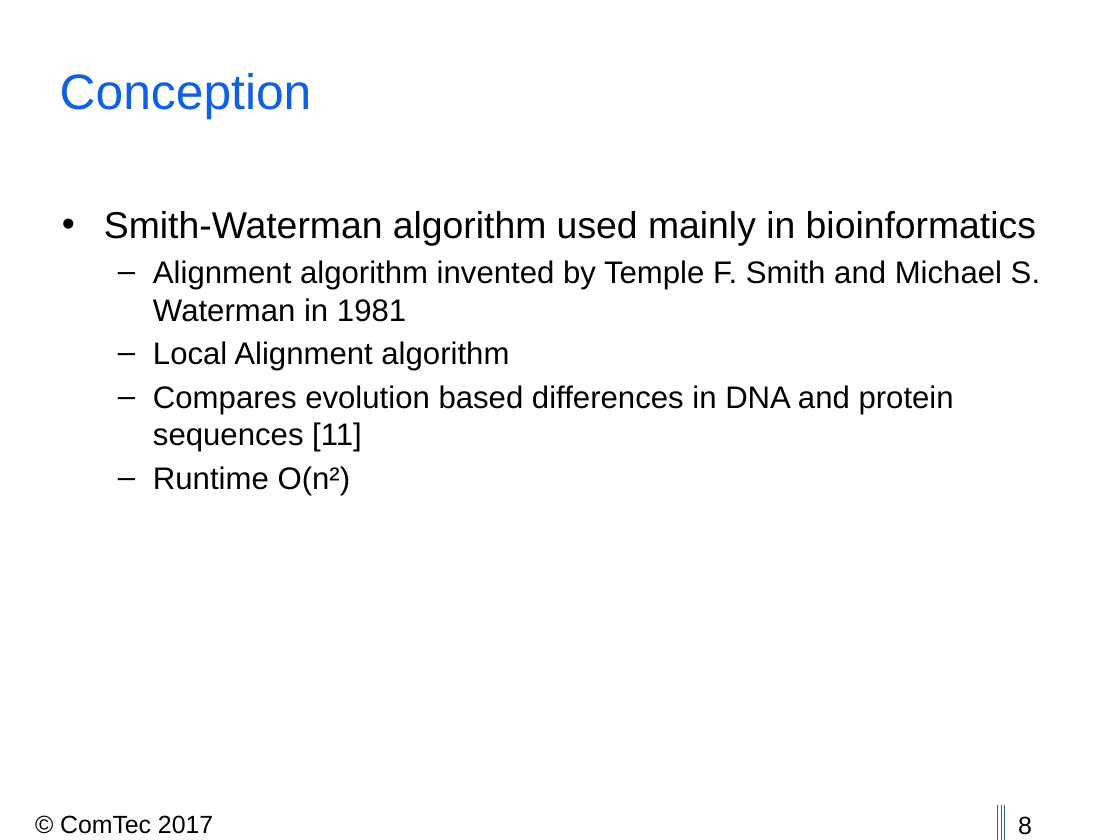
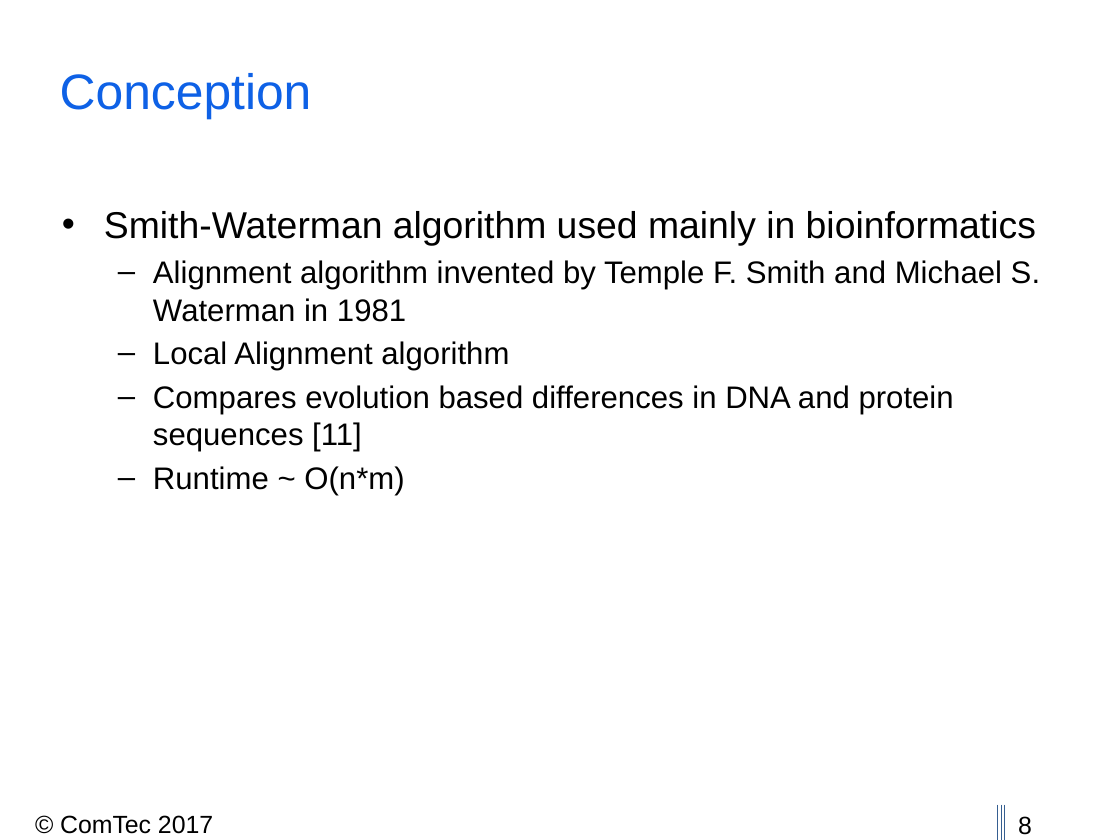
Before and after one commit to thedrayman/ct2-alignment, a slide deck: slide 8 of Presentation/CT2_2017_Alignment.pptx. Drawn at 1120x840 pixels with LibreOffice and Linux fonts; fonts in the diff are those of the drawing; background and template pictures are left out. Boxes give left, top, right and bottom in pixels: in the first picture for what was removed or moved away, otherwise in the second. Text is boxed around its words. In the diff, an @@ line names an element or a change of style, - is before the commit and + after.

```diff
--- a/Presentation/CT2_2017_Alignment.pptx
+++ b/Presentation/CT2_2017_Alignment.pptx
@@ text at (x1=153, y1=466, x2=404, y2=495): text changed @@
-  – Runtime O(n²)
+  – Runtime ~ O(n*m)
```
Also in this commit, not shown: 1 other slide changed, 1 other file.
